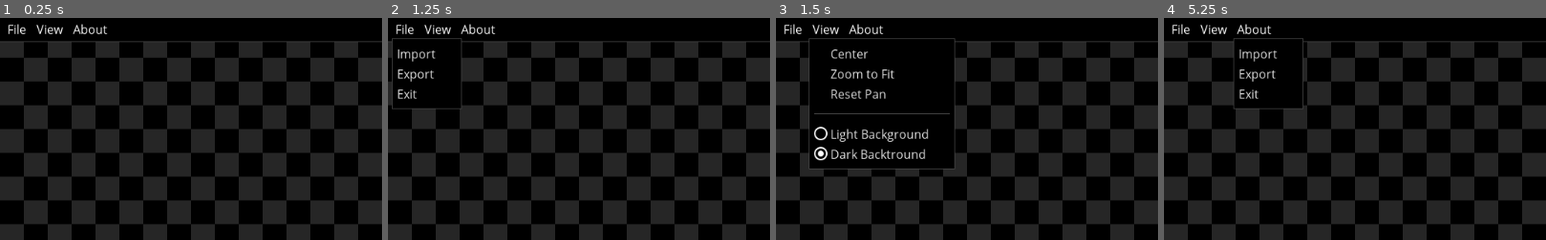
Above: before the commit, frames 1-4 (left to right).
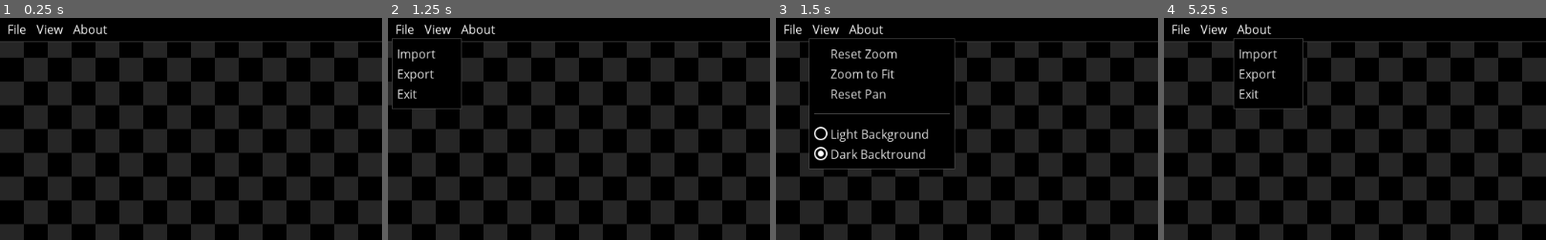
Above: after the commit, the same moments.

Repository: MeanLight-Studio/ScaleNX
Game: Godot game, scene res://Main.tscn
The game is run twice, just before and just after one commit, with the same random seed, the same clock (stepped at 60 frames per second) and the same inputs.
Inputs:
- Up to frame 1 (0.25 s): no input
- Up to frame 2 (1.25 s): click "File" at 0.5 s
- Up to frame 3 (1.5 s): click "View" at 1.25 s
- Up to frame 4 (5.25 s): click "File" at 2 s; click "View" at 2.75 s; click "File" at 3.5 s; click "View" at 4.25 s; click "About" at 5 s
The pictures show only the part of the screen within x 0-50%, y 0-50%; the shares and areas given below are measured in that part.

Frames 1-2 are identical in both runs. In frame 3, 0.4% of the frame differs, in the area x 14-32%, y 14-19%; in frame 4, nothing differs.

Commit message:
Fix reset pan

Diff:
--- a/Main.gd
+++ b/Main.gd
@@ -212,11 +212,12 @@
 func _on_view_menu_id_pressed(id):
 	match id:
 		0:
-			pass
+			zoom = 1
+			camera.zoom = Vector2.ONE
 		1:
 			pass
 		2:
-			camera.position = Vector2.ZERO
+			sprites_container.position = Vector2.ZERO
 		4:
 			view_menu.toggle_item_checked(view_menu.get_item_index(id))
 			view_menu.toggle_item_checked(view_menu.get_item_index(5))
--- a/Main.tscn
+++ b/Main.tscn
@@ -265,7 +265,7 @@
 focus_mode = 2
 group = SubResource( 5 )
 text = "View"
-items = [ "Center", null, 0, false, false, 0, 0, null, "" …(308 unchanged characters)…
+items = [ "Reset Zoom", null, 0, false, false, 0, 0, null, "" …(308 unchanged characters)…
 switch_on_hover = true
 
 [node name="AboutMenu" type="MenuButton" parent="ToolBar/VBoxContainer"]
